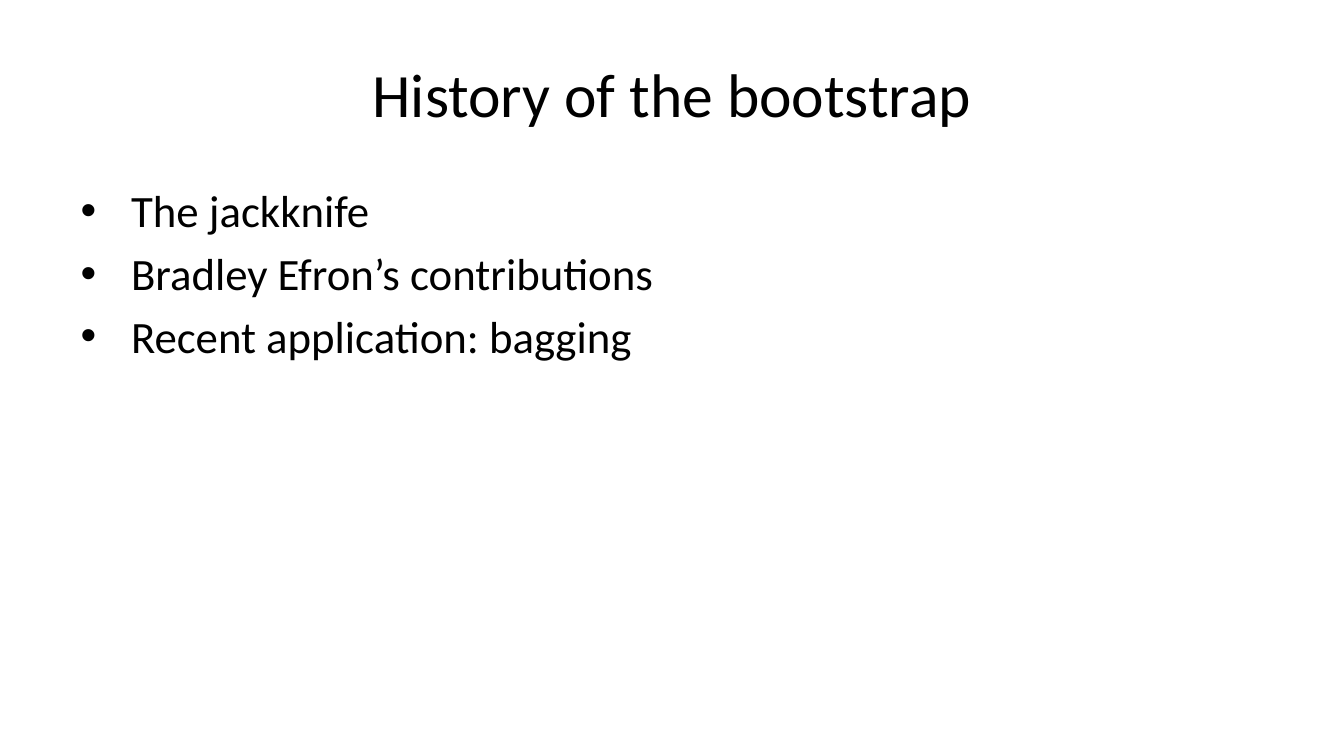
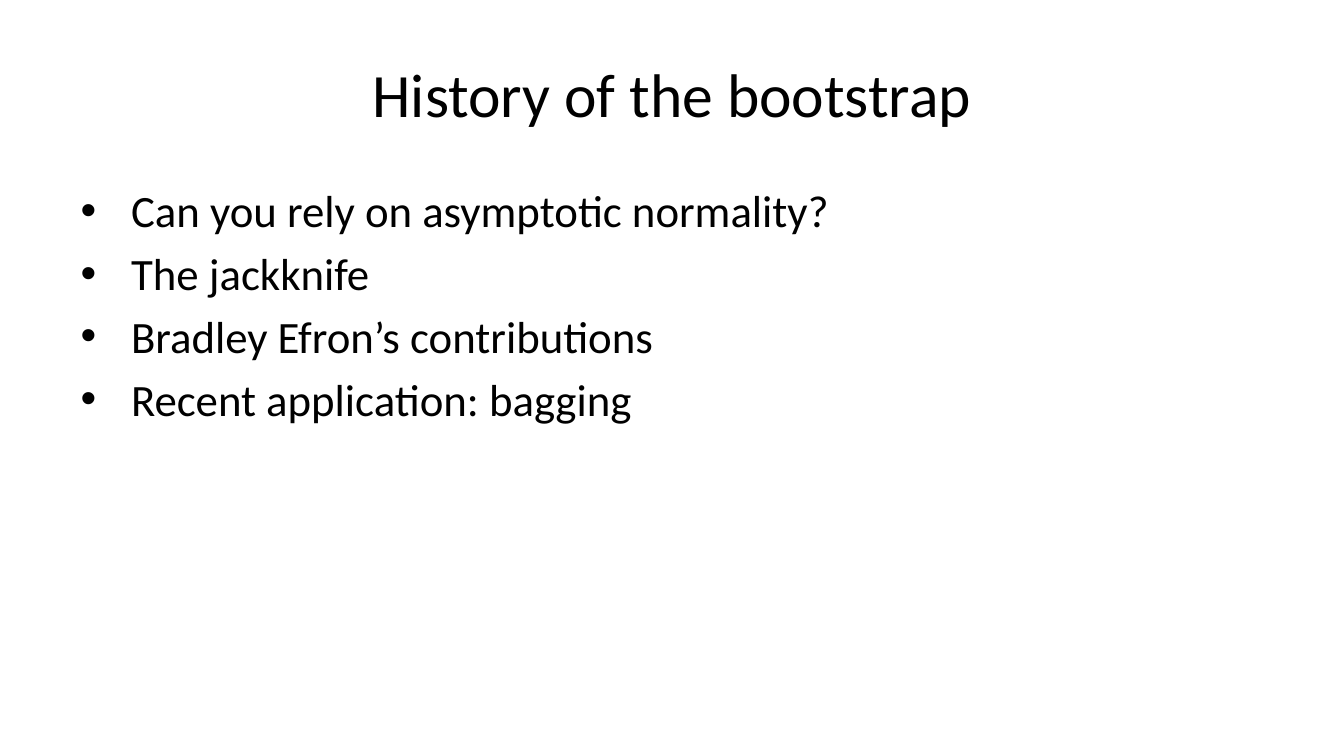
Before and after one commit to pmean/papers-and-presentations, a slide deck: slide 3 of bootstrap/src/bootstrap-slides.pptx. Drawn at 1344x756 pixels with LibreOffice and Linux fonts; fonts in the diff are those of the drawing. Boxes give left, top, right and bottom in pixels: in the first picture for what was removed or moved away, otherwise in the second. Text is boxed around its words. In the diff, an @@ line names an element or a change of style, - is before the commit and + after.

Commit message:
Added CART images to bootstrap talk

```diff
--- a/bootstrap/src/bootstrap-slides.pptx
+++ b/bootstrap/src/bootstrap-slides.pptx
@@ text at (131,196,829,235): paragraph added @@
+• Can you rely on asymptotic normality?
```
Also in this commit, not shown: 2 other slides changed, 8 slides added, 1 slide removed, 5 other files.
